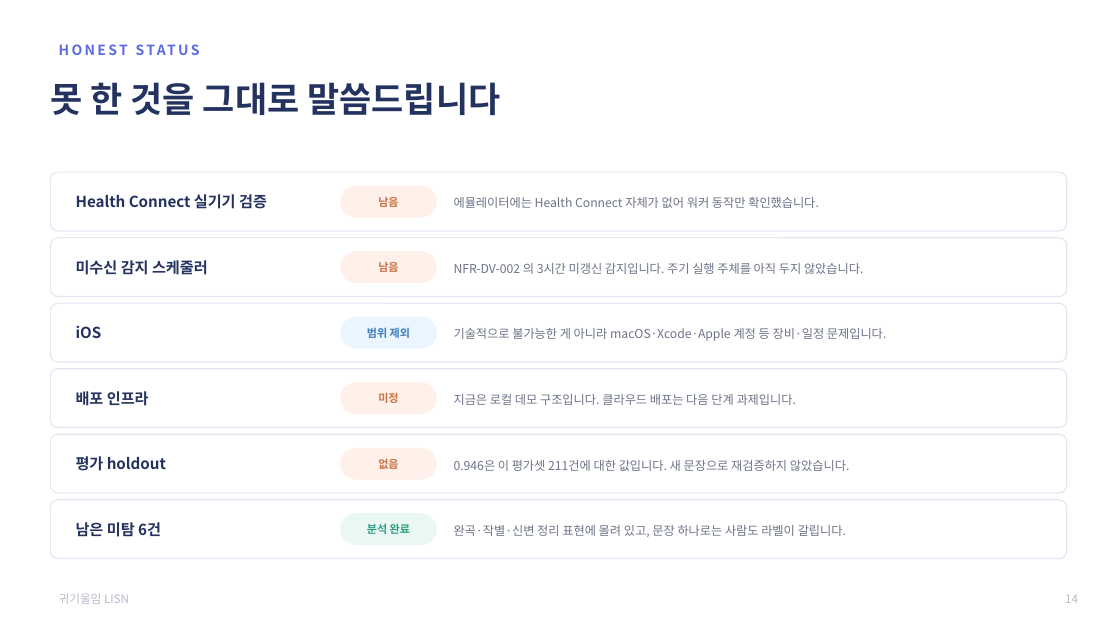
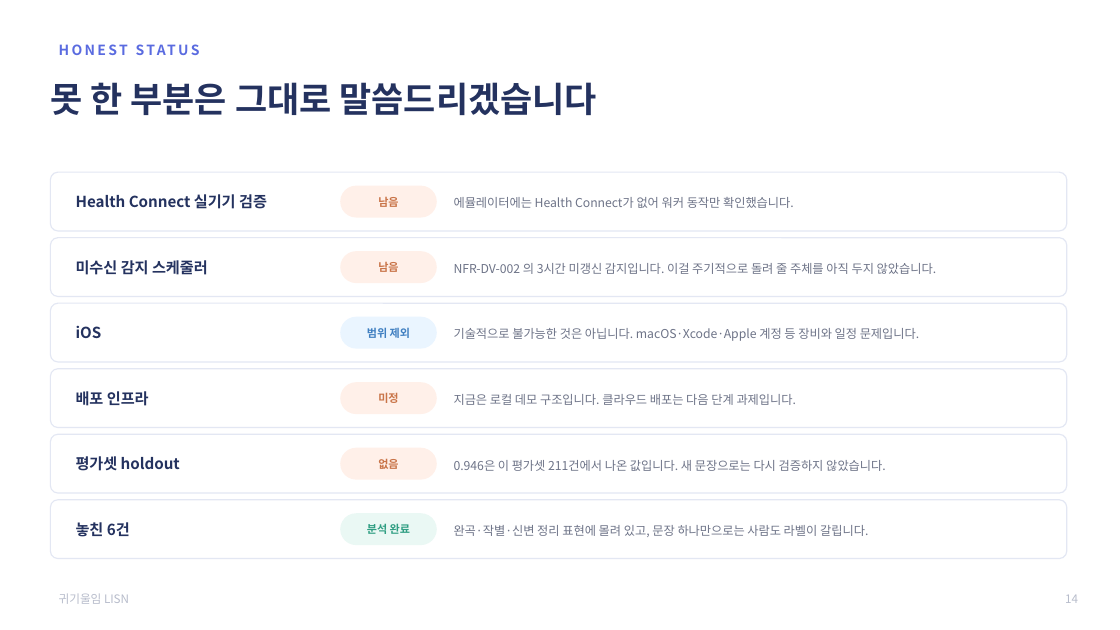
Before and after one commit to 2026-SMHRD-KDT-HealthCare-5/lisn, a slide deck: slide 15 of documents/최종발표자료_귀기울임.pptx. Drawn at 1120x630 pixels with LibreOffice and Linux fonts; fonts in the diff are those of the drawing. Boxes give left, top, right and bottom in pixels: in the first picture for what was removed or moved away, otherwise in the second. Text is boxed around its words. In the diff, an @@ line names an element or a change of style, - is before the commit and + after.

Commit message:
fix(발표·영상): 문구 전면 재작성 — 주어 복원·논리 연결·뜻이 서는 낱말로
지적받은 세 가지를 한꺼번에 고쳤습니다.

1. 주어·목적어가 빠져 있었습니다
   "수면 패턴이 5일째 무너진 것을" → "사용자의 수면 패턴이 …"
   "앱은 열리지 않습니다" → "사용자는 앱을 열지 않습니다"
   설명하는 글인데 누구 얘긴지가 없었습니다.

2. 앞뒤 문장이 논리로 이어지지 않았습니다
   컷1이 "알아챕니다"로 끝나고 다음 줄이 따로 놀았습니다. 이제
   감지 → 선제 접촉 → 첫 마디로 대화 시작 순으로 이어집니다.
   이걸 담으려면 두 줄로는 폭이 모자라, 자막을 3줄 구조로 바꾸고
   폰트를 34→30 으로 줄였습니다(desktop 컷은 1→2줄).

3. 그 낱말만 보고는 뜻이 안 서는 표현들
   "관리자는 전체를 봅니다" → "위험한 사람이 먼저 보입니다"
   "몸의 신호를 정서로"(서술어 없음) → "몸의 신호에서 마음을 읽습니다"
   "두 성격으로 듣습니다"(챗봇은 듣는 게 아니라 답함) → "성격을 골라 대화합니다"
   "개인 기준선 이탈 탐지"(명사 4개) → "평소와 얼마나 다른가"
   "남은 미탐 6건"(업계 용어) → "놓친 6건"

같은 걸 두 이름으로 부르던 것도 정리했습니다 — 헤드라인은 "선제 접촉"
인데 바로 아래 카드가 "선제 케어"였습니다.

문구 검토에 OpenAI(gpt-5.4)를 썼습니다. 다만 글자만 넘기지 않고 각
문구가 어느 화면 위에 뜨는지·앞뒤로 무슨 말이 오는지·길이 제한이
얼마인지를 함께 넘겨 상황에 맞는 문장을 받도록 했습니다. 스크립트는
tools/naturalize_deck.py 에 남겼습니다. 제안 56건 중 실제로 적용한
것은 35건이고, 나머지는 사실관계를 약하게 만들거나(실측으로 "증명"을
"확인"으로) 정본 문서의 과제명을 건드려 뺐습니다.

영문 섹션 라벨(PROBLEM & ANSWER 등)은 한글 제목 위에 얹는 디자인
요소라 그대로 뒀습니다. 바꾸면 한글이 두 줄로 겹칩니다.

자막 길이 초과는 스크립트에서 세도록 기준을 주석에 박아 뒀습니다
(phone/still 34자 · desktop 46자). 영상 재빌드, 발표자료 임베드
영상 갱신, validate.py·check_numbers.py 통과까지 확인했습니다.

```diff
--- a/documents/최종발표자료_귀기울임.pptx
+++ b/documents/최종발표자료_귀기울임.pptx
@@ text at (50,82,597,115): text changed @@
-못 한 것을 그대로 말씀드립니다
+못 한 부분은 그대로 말씀드리겠습니다
@@ text at (454,197,794,208): text changed @@
-에뮬레이터에는 Health Connect 자체가 없어 워커 동작만 확인했습니다.
+에뮬레이터에는 Health Connect가 없어 워커 동작만 확인했습니다.
@@ text at (454,263,936,274): text changed @@
-NFR-DV-002 의 3시간 미갱신 감지입니다. 주기 실행 주체를 아직 두지 않았습니다.
+NFR-DV-002 의 3시간 미갱신 감지입니다. 이걸 주기적으로 돌려 줄 주체를 아직 두지 않았습니다.
@@ text at (454,328,920,341): text changed @@
-기술적으로 불가능한 게 아니라 macOS·Xcode·Apple 계정 등 장비·일정 문제입니다.
+기술적으로 불가능한 것은 아닙니다. macOS·Xcode·Apple 계정 등 장비와 일정 문제입니다.
@@ text at (76,456,180,471): text changed @@
-평가 holdout
+평가셋 holdout
@@ text at (454,460,886,471): text changed @@
-0.946은 이 평가셋 211건에 대한 값입니다. 새 문장으로 재검증하지 않았습니다.
+0.946은 이 평가셋 211건에서 나온 값입니다. 새 문장으로는 다시 검증하지 않았습니다.
@@ text at (76,522,130,537): text changed @@
-남은 미탐 6건
+놓친 6건
@@ text at (454,525,868,537): text changed @@
-완곡·작별·신변 정리 표현에 몰려 있고, 문장 하나로는 사람도 라벨이 갈립니다.
+완곡·작별·신변 정리 표현에 몰려 있고, 문장 하나만으로는 사람도 라벨이 갈립니다.
```
Also in this commit, not shown: 7 other slides changed, 3 other files.
